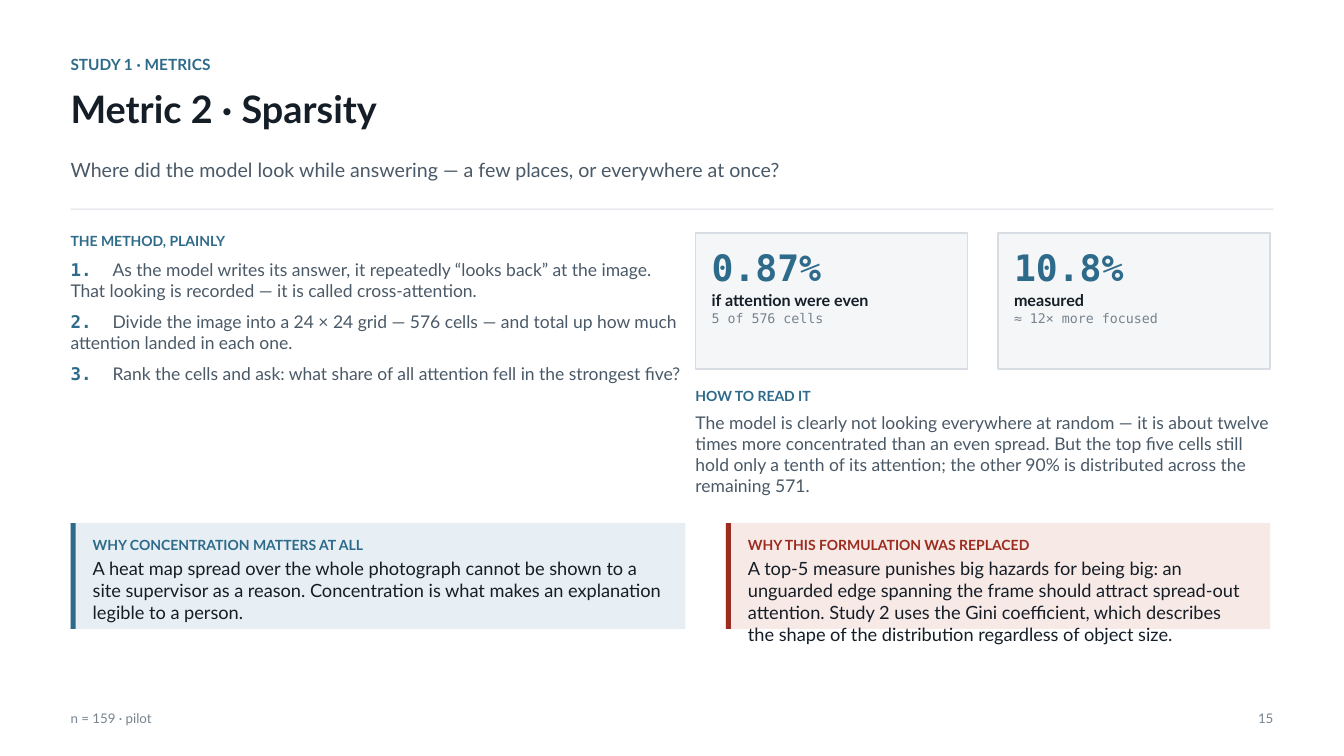
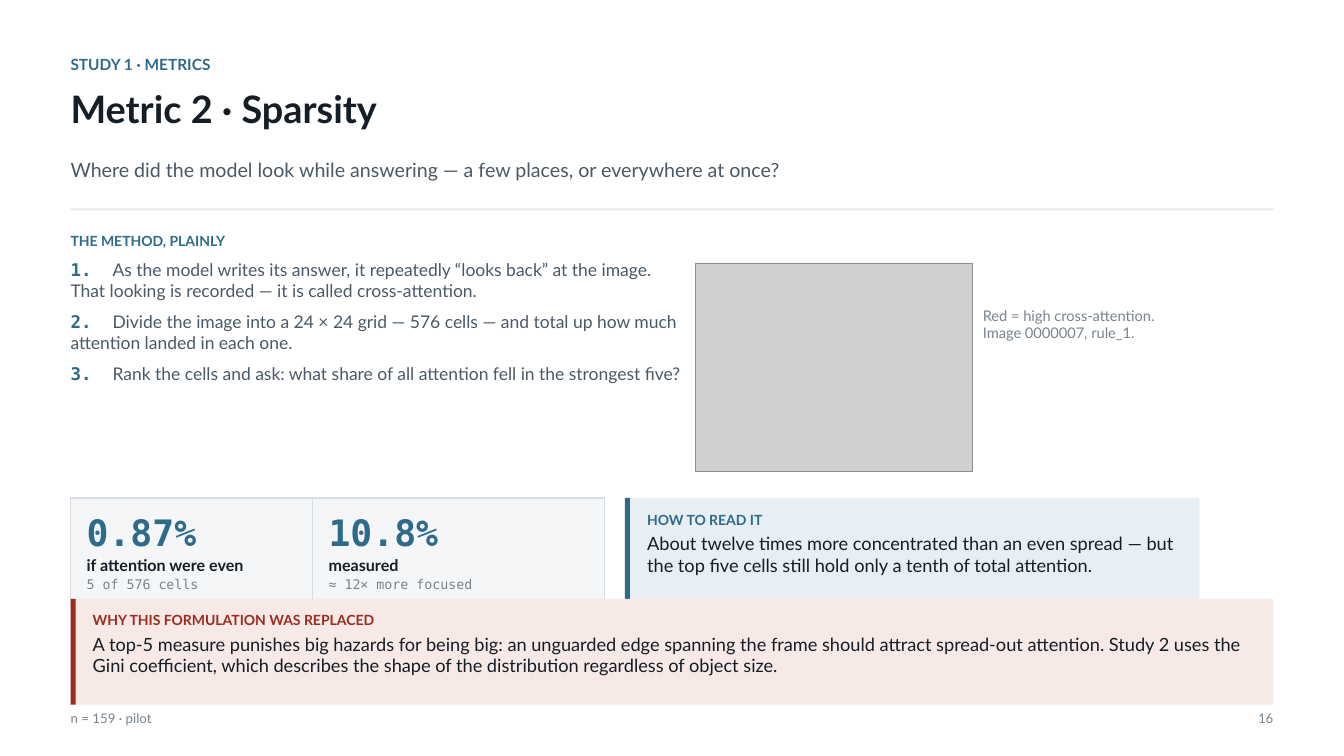
Before and after one commit to kamrul28890/Explainable-AI-for-CM, a slide deck: slide 16 of deck/Construction-VLM-XAI.pptx (slide 15 before the commit). Drawn at 1344x756 pixels with LibreOffice and Linux fonts; fonts in the diff are those of the drawing; grey boxes stand for pictures. Boxes give left, top, right and bottom in pixels: in the first picture for what was removed or moved away, otherwise in the second. Text is boxed around its words. In the diff, an @@ line names an element or a change of style, - is before the commit and + after.

```diff
--- a/deck/Construction-VLM-XAI.pptx
+++ b/deck/Construction-VLM-XAI.pptx
@@ picture added at [696, 263, 973, 471] @@
@@ text added at [983, 310, 1154, 341], 10.5 pt, text #77848F @@
+Red = high cross-attention.
+Image 0000007, rule_1.
@@ rectangle: place and size @@
-rectangle at [998, 233, 1270, 369]
+rectangle at [71, 498, 363, 609]
@@ rectangle: place and size @@
-rectangle at [696, 233, 968, 369]
+rectangle at [313, 498, 605, 609]
@@ rectangle: place and size @@
-rectangle at [726, 523, 1270, 629]
+rectangle at [625, 498, 1200, 604]
@@ rectangle at [625, 498, 1200, 604]: fill #F7E9E6 to #E7EFF4 @@
@@ rectangle added at [625, 498, 630, 604], fill #2E6B8A @@
@@ rectangle removed at [71, 523, 686, 629] @@
@@ text "0.87%": place and size @@
-text "0.87%" at [712, 254, 868, 323]
+text "0.87%" at [87, 519, 243, 589]
@@ text "10.8%": place and size @@
-text "10.8%" at [1014, 254, 1158, 323]
+text "10.8%" at [329, 519, 472, 589]
@@ text at [647, 536, 1174, 575]: text changed; size 12.5 to 13 pt; text colour #4A5967 to #151E27 @@
-The model is clearly not looking everywhere at random — it is about twelve times more concentrated than an even spread. But the top five cells still hold only a tenth of its attention; the other 90% is distributed across the remaining 571.
+About twelve times more concentrated than an even spread — but the top five cells still hold only a tenth of total attention.
@@ text at [647, 515, 763, 525]: less space between paragraphs @@
@@ text "HOW TO READ IT": place and size @@
-text "HOW TO READ IT" at [695, 390, 1268, 495]
+text "HOW TO READ IT" at [647, 515, 1174, 575]
@@ text removed at [93, 540, 661, 623] @@
-WHY CONCENTRATION MATTERS AT ALL
-A heat map spread over the whole photograph cannot be shown to a site supervisor as a reason. Concentration is what makes an explanation legible to a person.
@@ rectangle: place and size @@
-rectangle at [726, 523, 731, 629]
+rectangle at [71, 599, 1273, 705]
@@ rectangle at [71, 599, 1273, 705]: fill #9B2C1F to #F7E9E6 @@
@@ rectangle: place and size @@
-rectangle at [71, 523, 76, 629]
+rectangle at [71, 599, 76, 705]
@@ rectangle at [71, 599, 76, 705]: fill #2E6B8A to #9B2C1F @@
@@ text "WHY THIS FORMULATION WAS REPLACED" rewrapped from [748, 539, 1240, 645] to [93, 614, 1240, 676] @@
@@ text at [1258, 713, 1273, 723]: text changed @@
-15
+16
```
Also in this commit, not shown: 32 other slides changed, 4 slides added, 10 other files.
